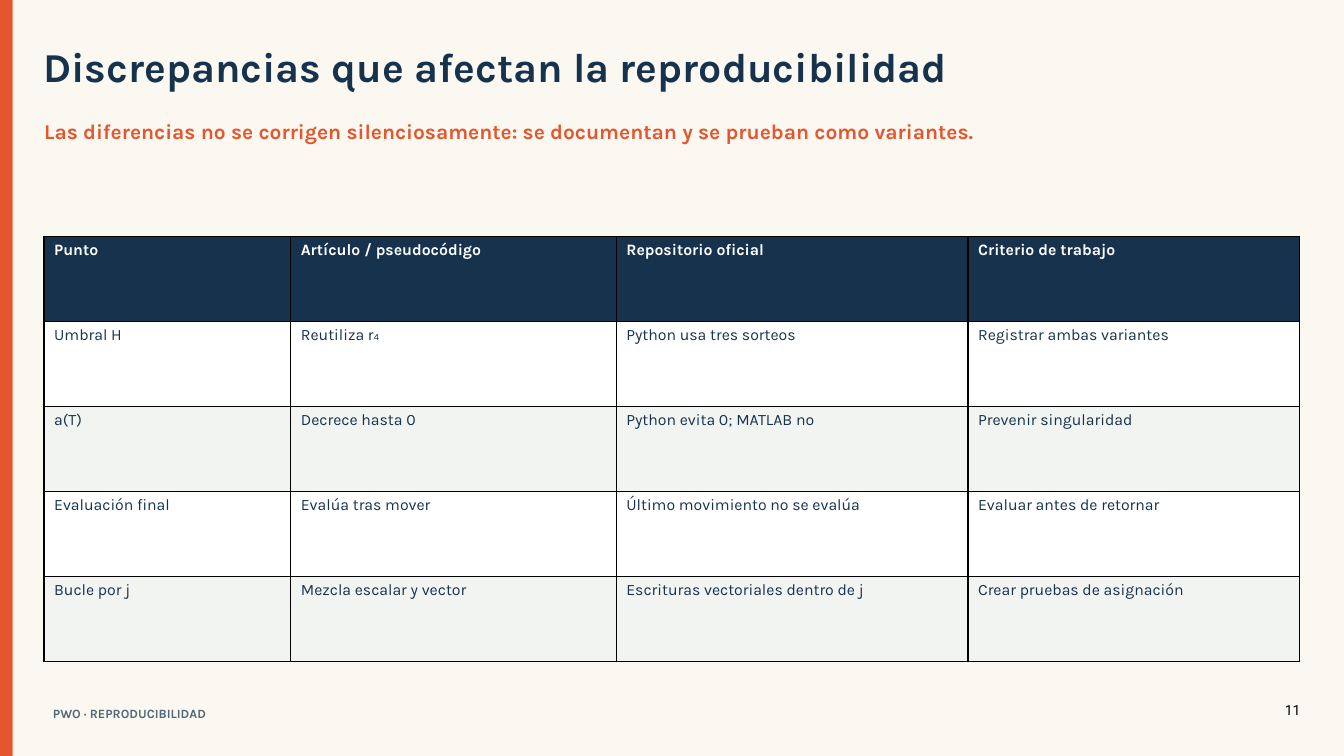
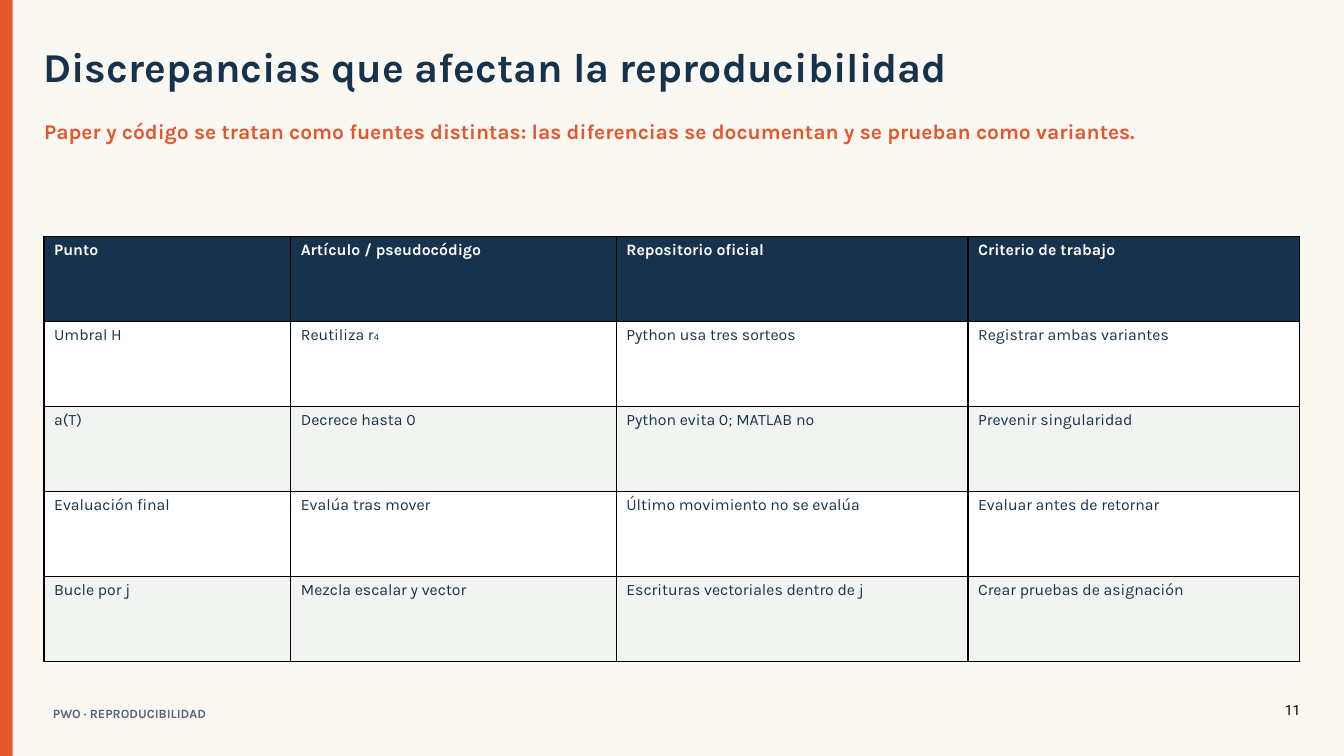
Before and after one commit to maverck-/pwo-optimizacion-estocastica, a slide deck: slide 11 of entregables/avance/PWO_Presentacion_Avance_Gayoso_Gonzalez.pptx. Drawn at 1344x756 pixels with LibreOffice and Linux fonts; fonts in the diff are those of the drawing. Boxes give left, top, right and bottom in pixels: in the first picture for what was removed or moved away, otherwise in the second. Text is boxed around its words. In the diff, an @@ line names an element or a change of style, - is before the commit and + after.

```diff
--- a/entregables/avance/PWO_Presentacion_Avance_Gayoso_Gonzalez.pptx
+++ b/entregables/avance/PWO_Presentacion_Avance_Gayoso_Gonzalez.pptx
@@ text at bbox=[44, 122, 1135, 145]: text changed @@
-Las diferencias no se corrigen silenciosamente: se documentan y se prueban como variantes.
+Paper y código se tratan como fuentes distintas: las diferencias se documentan y se prueban como variantes.
```
Also in this commit, not shown: 3 other slides changed, 20 other files.
